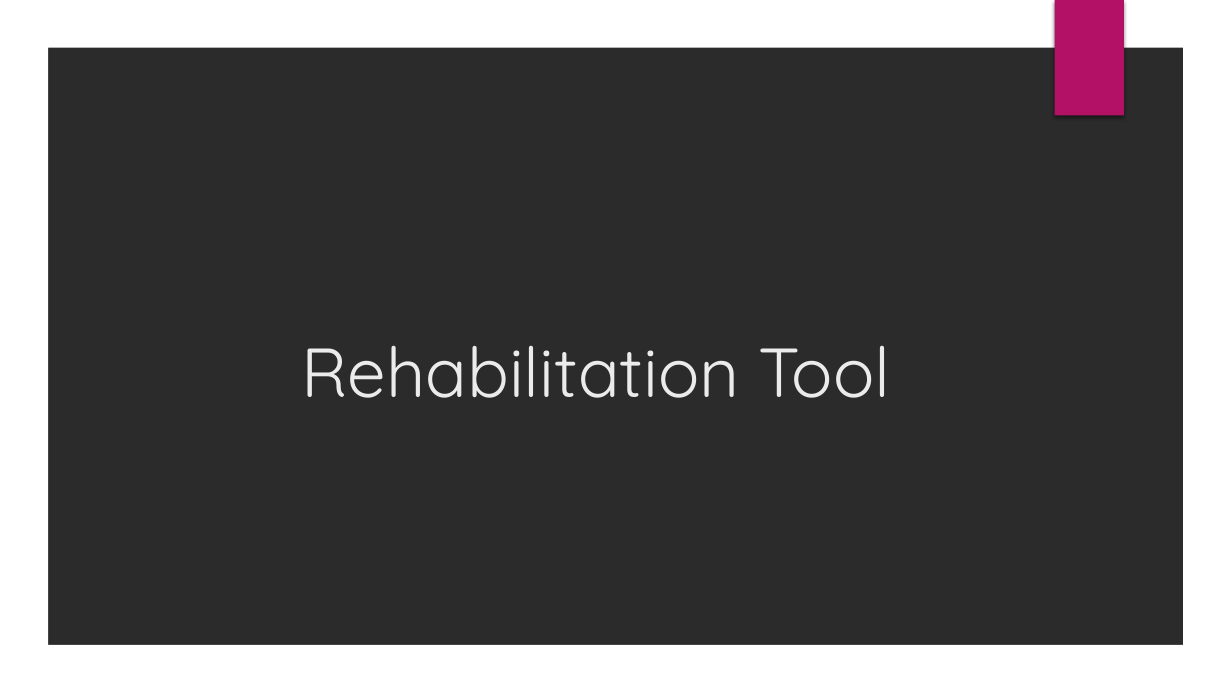
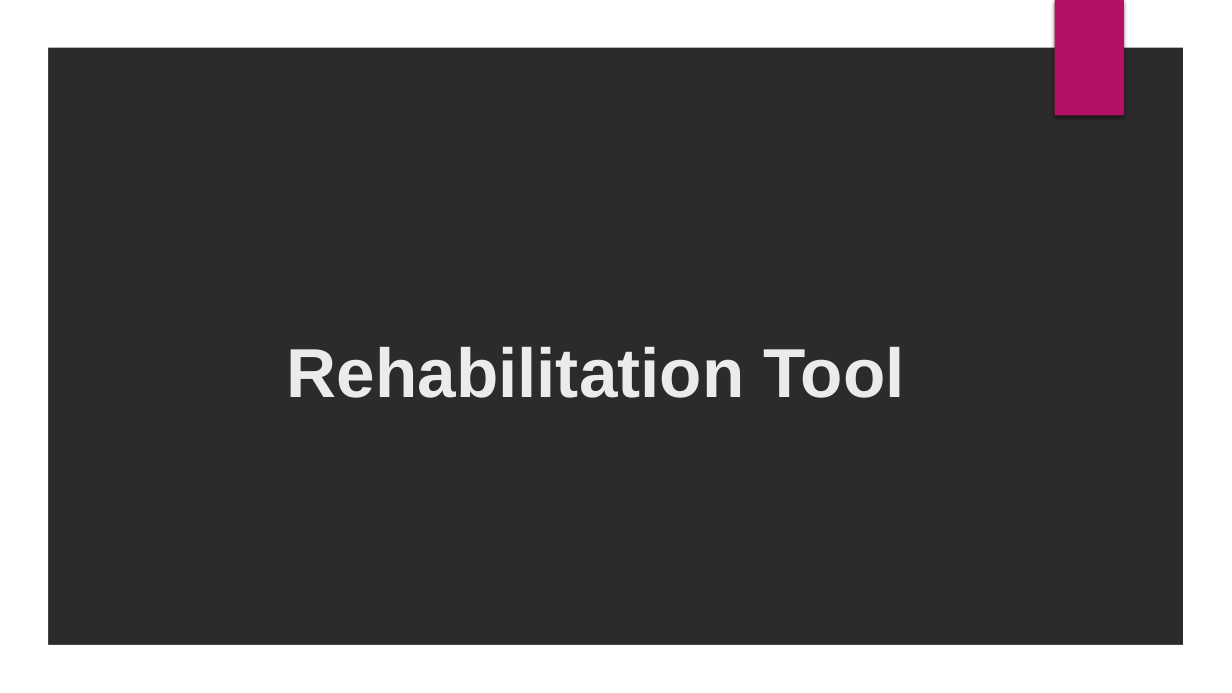
Before and after one commit to Mariumashraf/GP, a slide deck: slide 1 of Gp.pptx. Drawn at 1232x693 pixels with LibreOffice and Linux fonts; fonts in the diff are those of the drawing; background and template pictures are left out; a plain dark background stands for a picture behind light text. Boxes give left, top, right and bottom in pixels: in the first picture for what was removed or moved away, otherwise in the second. Text is boxed around its words. In the diff, an @@ line names an element or a change of style, - is before the commit and + after.

```diff
--- a/Gp.pptx
+++ b/Gp.pptx
@@ title "Rehabilitation Tool" at box(287, 346, 905, 398): font Quicksand to Arial, bold on @@
```
Also in this commit, not shown: 2 other slides changed, 3 slides added, 1 slide removed.
